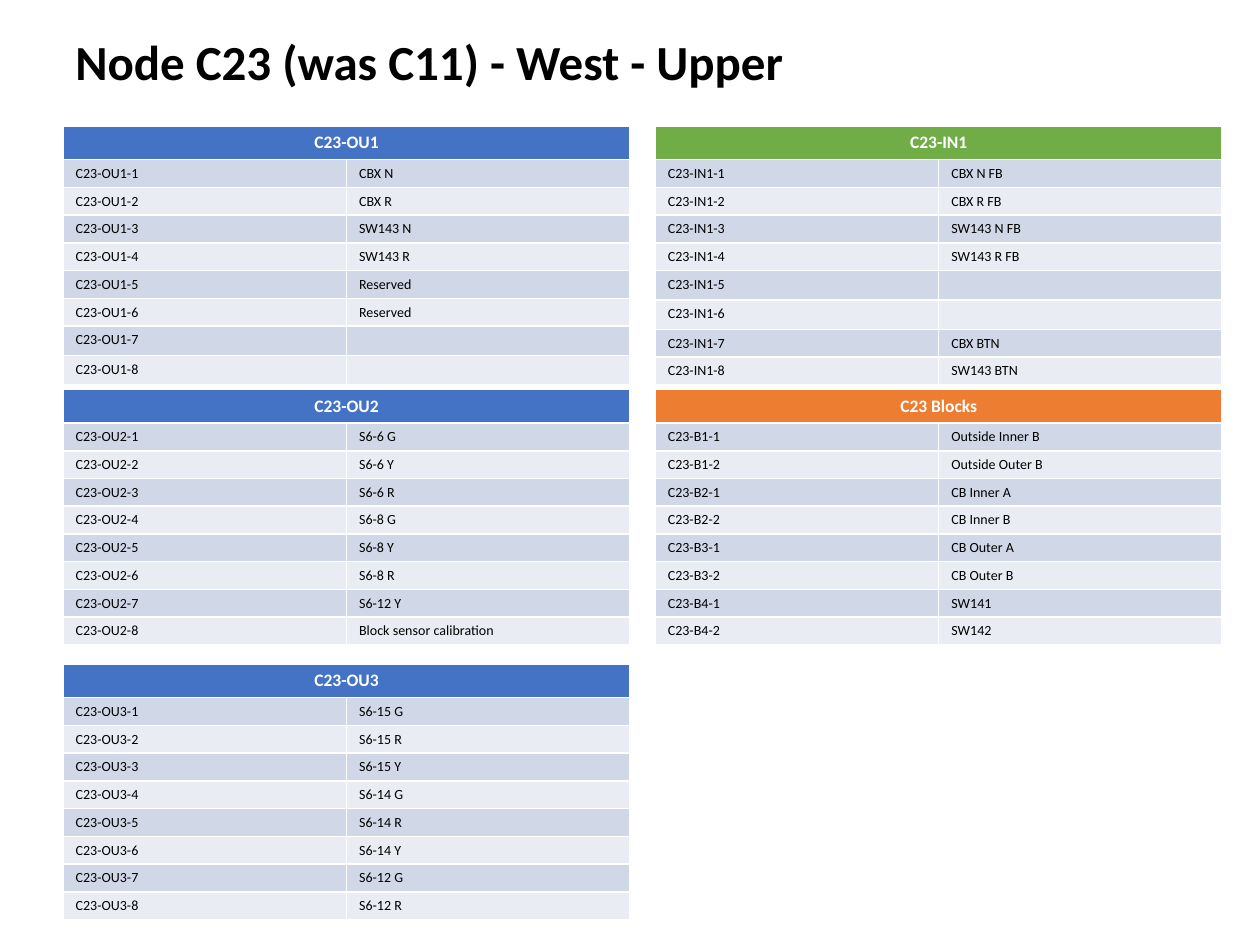
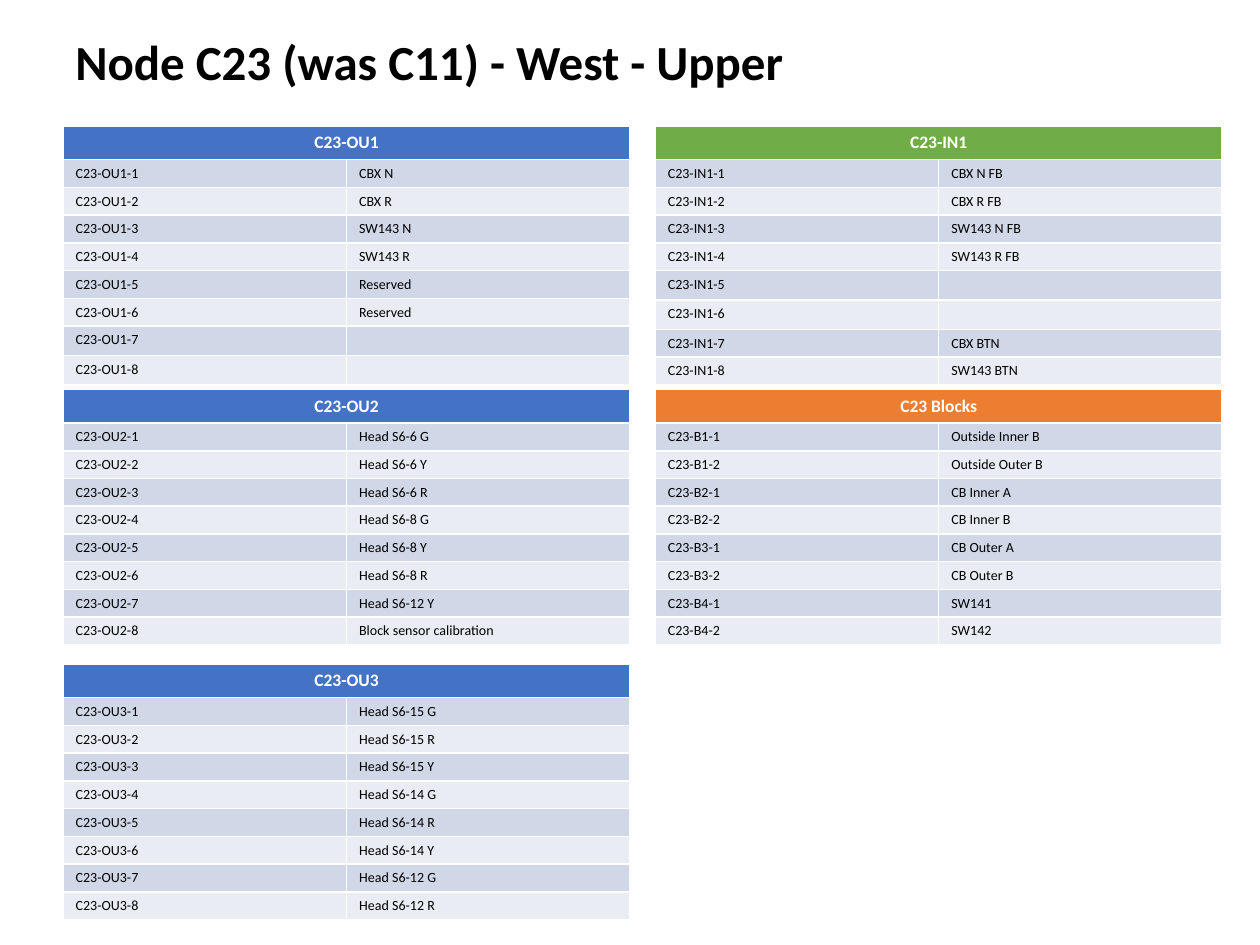
Before and after one commit to lnevo/hart, a slide deck: slide 13 of docs/wiring/Wiring_Schematic.pptx. Drawn at 1260x945 pixels with LibreOffice and Linux fonts; fonts in the diff are those of the drawing. Boxes give left, top, right and bottom in pixels: in the first picture for what was removed or moved away, otherwise in the second. Text is boxed around its words. In the diff, an @@ line names an element or a change of style, - is before the commit and + after.

```diff
--- a/docs/wiring/Wiring_Schematic.pptx
+++ b/docs/wiring/Wiring_Schematic.pptx
@@ table at (63,389,630,639) @@
-row 2, column 2: S6-6 G
+row 2, column 2: Head S6-6 G
-row 3, column 2: S6-6 Y
+row 3, column 2: Head S6-6 Y
-row 4, column 2: S6-6 R
+row 4, column 2: Head S6-6 R
-row 5, column 2: S6-8 G
+row 5, column 2: Head S6-8 G
-row 6, column 2: S6-8 Y
+row 6, column 2: Head S6-8 Y
-row 7, column 2: S6-8 R
+row 7, column 2: Head S6-8 R
-row 8, column 2: S6-12 Y
+row 8, column 2: Head S6-12 Y
@@ table at (63,664,630,914) @@
-row 2, column 2: S6-15 G
+row 2, column 2: Head S6-15 G
-row 3, column 2: S6-15 R
+row 3, column 2: Head S6-15 R
-row 4, column 2: S6-15 Y
+row 4, column 2: Head S6-15 Y
-row 5, column 2: S6-14 G
+row 5, column 2: Head S6-14 G
-row 6, column 2: S6-14 R
+row 6, column 2: Head S6-14 R
-row 7, column 2: S6-14 Y
+row 7, column 2: Head S6-14 Y
-row 8, column 2: S6-12 G
+row 8, column 2: Head S6-12 G
-row 9, column 2: S6-12 R
+row 9, column 2: Head S6-12 R
```
Also in this commit, not shown: 9 other slides changed, 9 other files.
